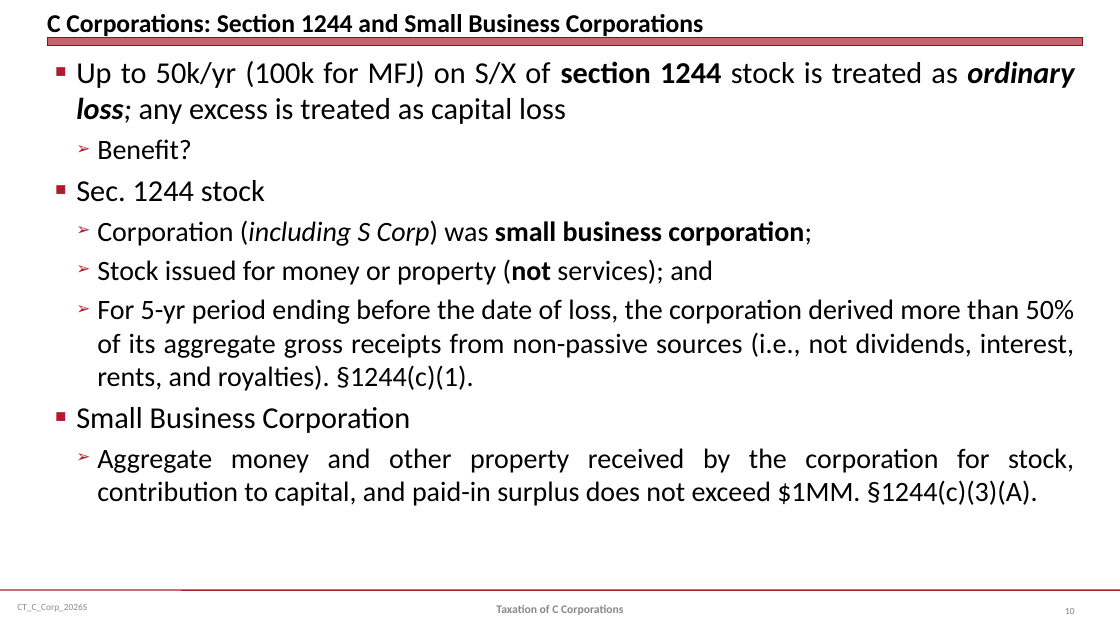
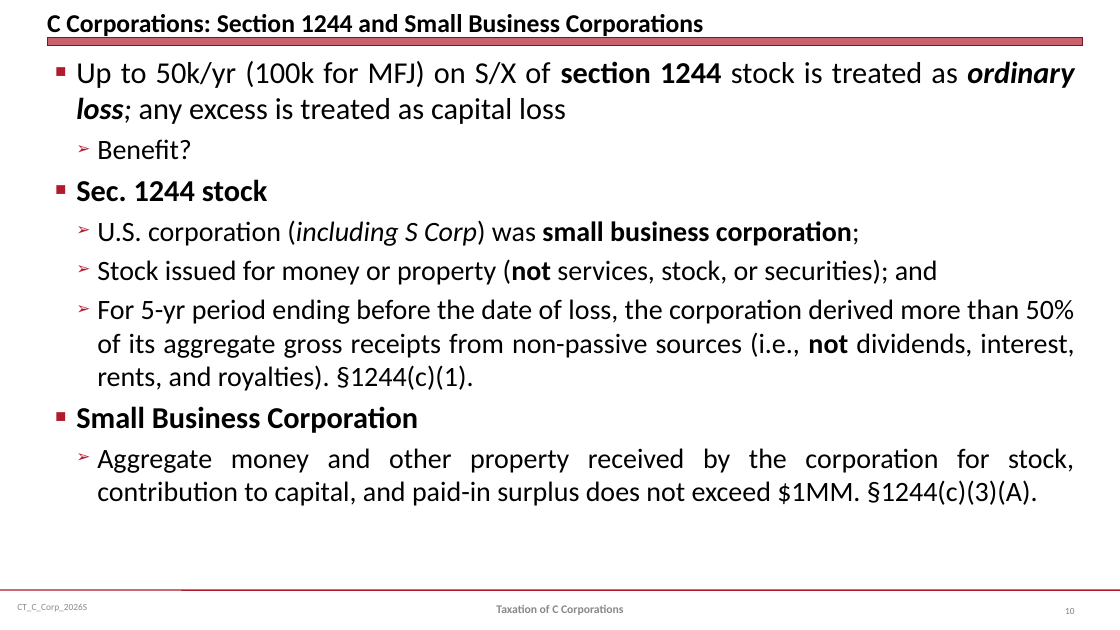
Before and after one commit to jmc877/Corporate-Tax, a slide deck: slide 10 of slides/CT_C_Corp_2026S.pptx. Drawn at 1120x630 pixels with LibreOffice and Linux fonts; fonts in the diff are those of the drawing. Boxes give left, top, right and bottom in pixels: in the first picture for what was removed or moved away, otherwise in the second. Text is boxed around its words. In the diff, an @@ line names an element or a change of style, - is before the commit and + after.

```diff
--- a/slides/CT_C_Corp_2026S.pptx
+++ b/slides/CT_C_Corp_2026S.pptx
@@ text at (76,179,1074,433): bold on in "Sec. 1244 stock", "not", "Small Business Corporation" @@
@@ text at (97,220,938,285): text changed @@
-  ➢ Corporation (including S Corp) was small business corporation;
-  ➢ Stock issued for money or property (not services); and
+  ➢ U.S. corporation (including S Corp) was small business corporation;
+  ➢ Stock issued for money or property (not services, stock, or securities); and
```
Also in this commit, not shown: 18 other slides changed, 1 slide added, 1 slide removed, 2 other files.
